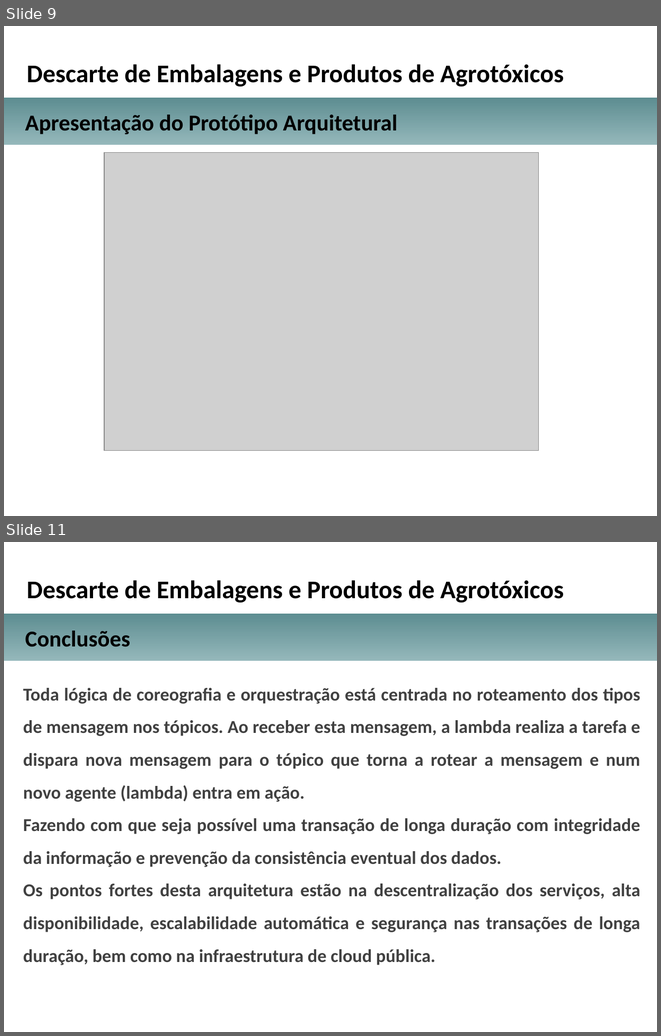
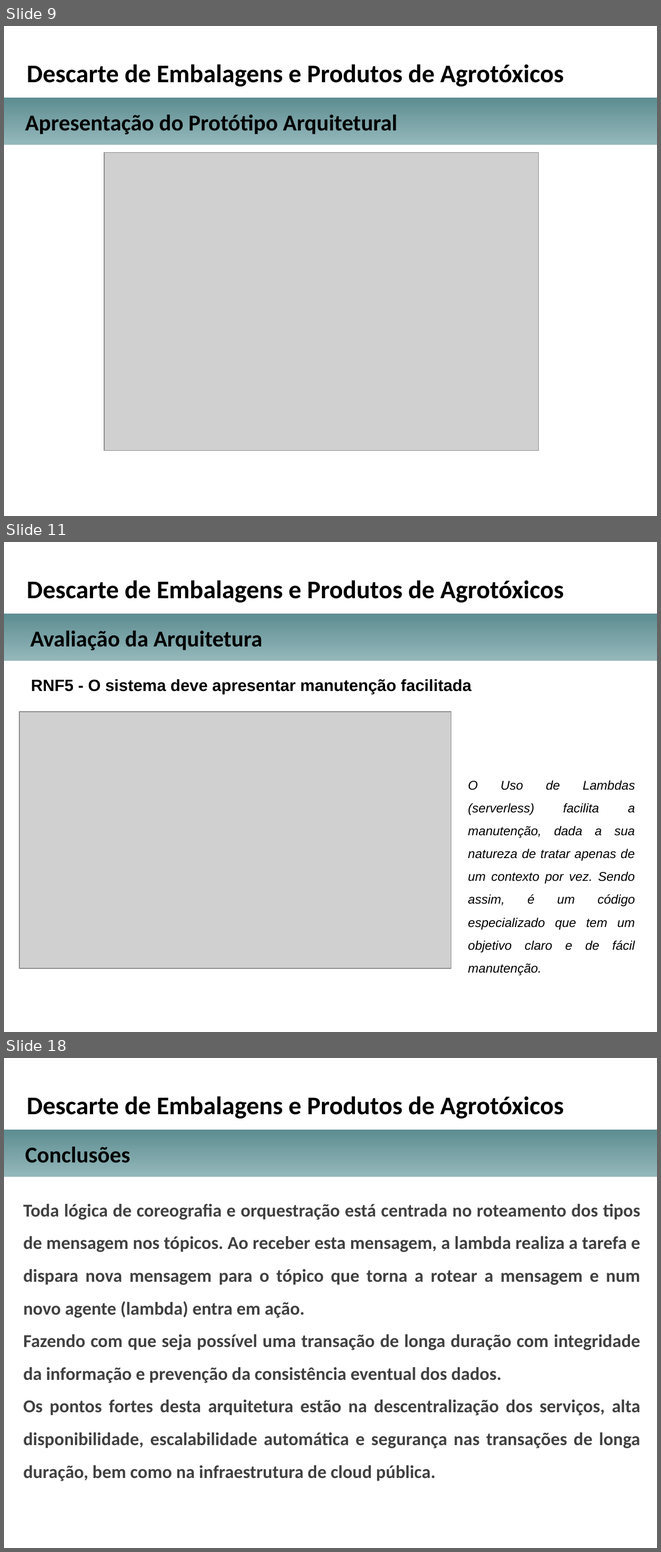
Before and after one commit to michellerodrigues/AgendamentoLambda, a slide deck: docs_tcc/apresentacao_projeto_arquitetural_TCC.pptx. Shown one above the other, each under a label of ours: slides 9 and 11 before the commit, slides 9, 11 and 18 after it; the slides between them are not shown. The pictures are 661x1036 and 661x1552 pixels, drawn with LibreOffice and Linux fonts; fonts in the diff are those of the drawing; grey boxes stand for pictures; background and template pictures are left out. Boxes give left, top, right and bottom in pixels: in the first picture for what was removed or moved away, otherwise in the second. Text is boxed around its words. In the diff, an @@ line names an element or a change of style, - is before the commit and + after.

```diff
--- a/docs_tcc/apresentacao_projeto_arquitetural_TCC.pptx
+++ b/docs_tcc/apresentacao_projeto_arquitetural_TCC.pptx
@@ slide 11 added at (4,542,657,1032), background picture (left out) @@
@@ text added at (27,580,564,602), 28 pt, text #000000, bold @@
+Descarte de Embalagens e Produtos de Agrotóxicos
@@ rectangle added at (4,614,657,661), fill gradient #95B8BB to #5D8D91 @@
@@ text added at (30,631,262,650), 25 pt, text #000000, bold @@
+Avaliação da Arquitetura
@@ text added at (31,679,471,694), 18 pt, text #000000, bold @@
+RNF5 - O sistema deve apresentar manutenção facilitada
@@ picture added at (20,712,451,968) @@
@@ text added at (468,780,635,952), 14 pt, text #000000, italic @@
+O Uso de Lambdas (serverless) facilita a manutenção, dada a sua natureza de tratar apenas de um contexto por vez. Sendo assim, é um código especializado que tem um objetivo claro e de fácil manutenção.
@@ what was slide 11 is now slide 18 @@
```
Also in this commit, not shown: 3 slides changed, 6 other slides added, 2 other files.
